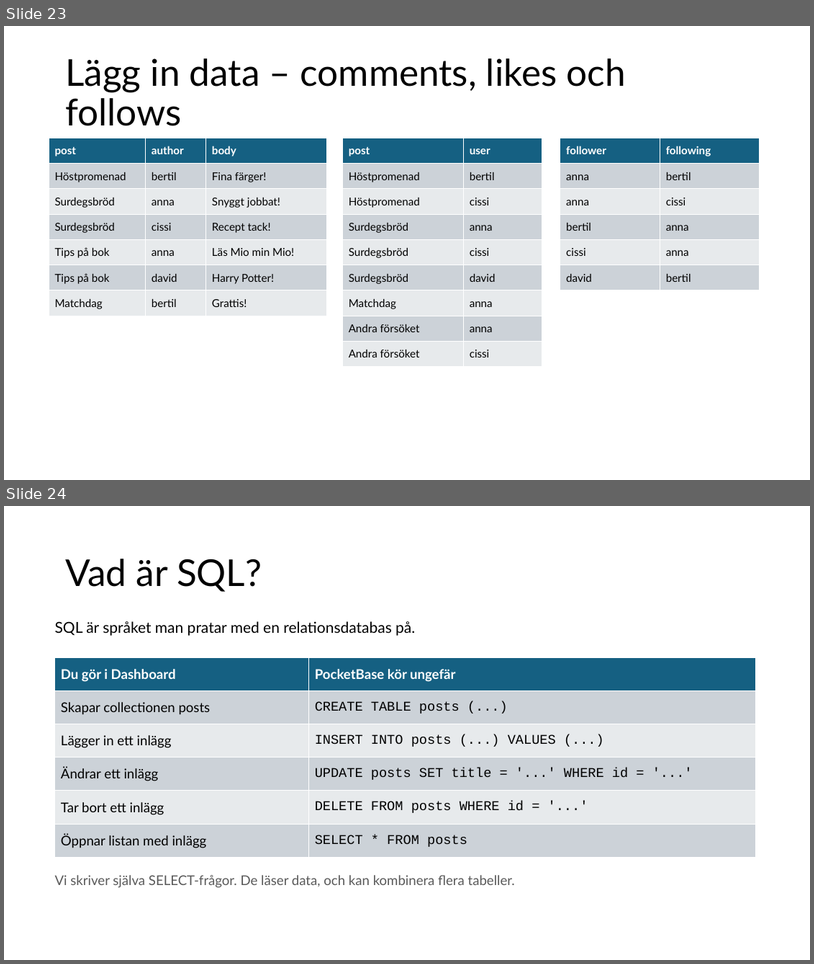
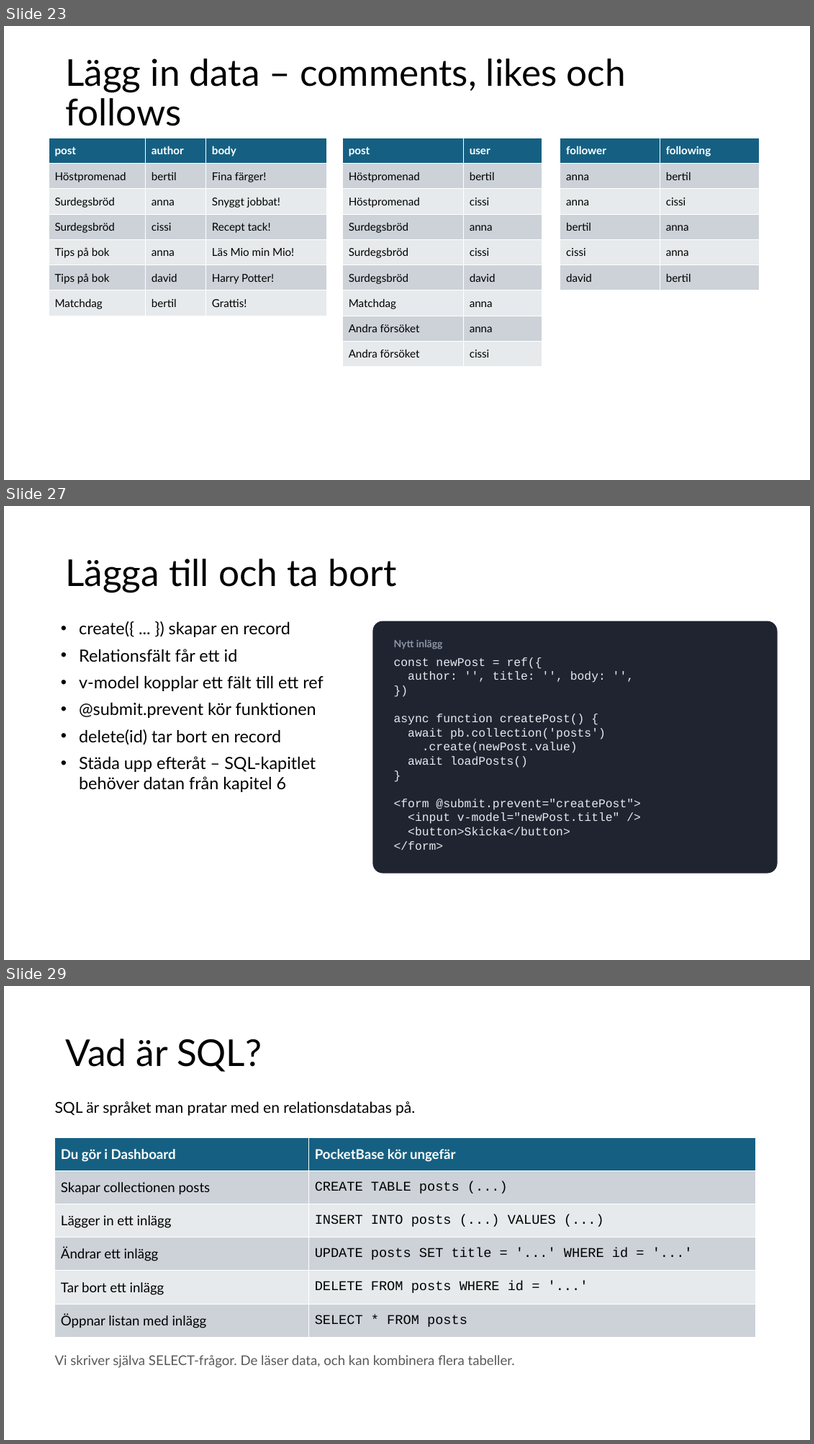
Before and after one commit to abbjetmus/pocketbase-flutter-kurs, a slide deck: Databaser och mobilapputveckling - sammanfattning.pptx. Shown one above the other, each under a label of ours: slides 23 and 24 before the commit, slides 23, 27 and 29 after it; the slides between them are not shown. The pictures are 814x964 and 814x1444 pixels, drawn with LibreOffice and Linux fonts; fonts in the diff are those of the drawing. Boxes give left, top, right and bottom in pixels: in the first picture for what was removed or moved away, otherwise in the second. Text is boxed around its words. In the diff, an @@ line names an element or a change of style, - is before the commit and + after.

```diff
--- a/Databaser och mobilapputveckling - sammanfattning.pptx
+++ b/Databaser och mobilapputveckling - sammanfattning.pptx
@@ slide 27 added at box(4, 506, 810, 960), background #FFFFFF @@
@@ title added at box(65, 559, 397, 592), 44 pt, text #000000 @@
+Lägga till och ta bort
@@ text added at box(79, 621, 323, 792), 20 pt, text #000000 @@
+• create({ ... }) skapar en record
+• Relationsfält får ett id
+• v-model kopplar ett fält till ett ref
+• @submit.prevent kör funktionen
+• delete(id) tar bort en record
+• Städa upp efteråt – SQL-kapitlet behöver datan från kapitel 6
@@ rounded rectangle added at box(373, 621, 778, 873), fill #1F2430, 14 pt, text #E6E9EF @@
+Nytt inlägg
+const newPost = ref({
+author: '', title: '', body: '',
+})
+async function createPost() {
+await pb.collection('posts')
+.create(newPost.value)
+await loadPosts()
+}
+<form @submit.prevent="createPost">
+<input v-model="newPost.title" />
+<button>Skicka</button>
+</form>
@@ what was slide 24 is now slide 29 @@
```
Also in this commit, not shown: 5 slides changed, 4 other slides added.
